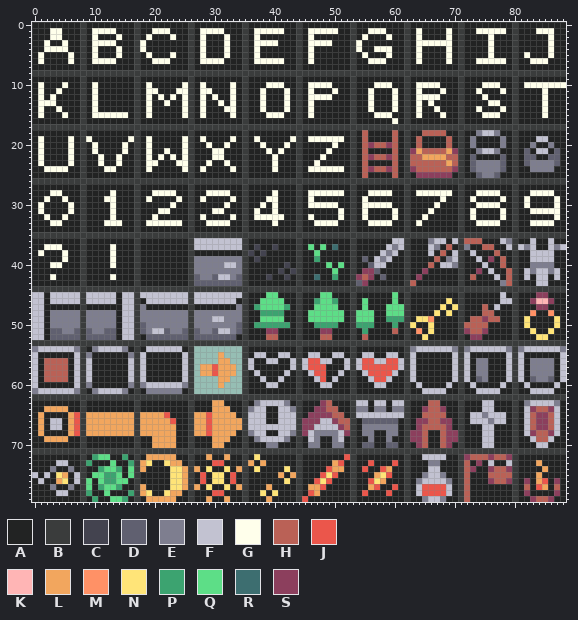
Sprite sheet: gfx/font_2.png. The picture above is the old version.
The file is 89x80 pixels.
Palette (. is transparent): A #222323  B #3a3c3c  C #43434f  D #606070  E #7e7e8f  F #c2c2d1  G #ffffeb  H #ba6156  J #eb564b  K #ffb5b5  L #f2a65e  M #ff9166  N #ffe478  P #3ca370  Q #5dde87  R #3d6e70  S #8c3f5d
The same view after the edit:
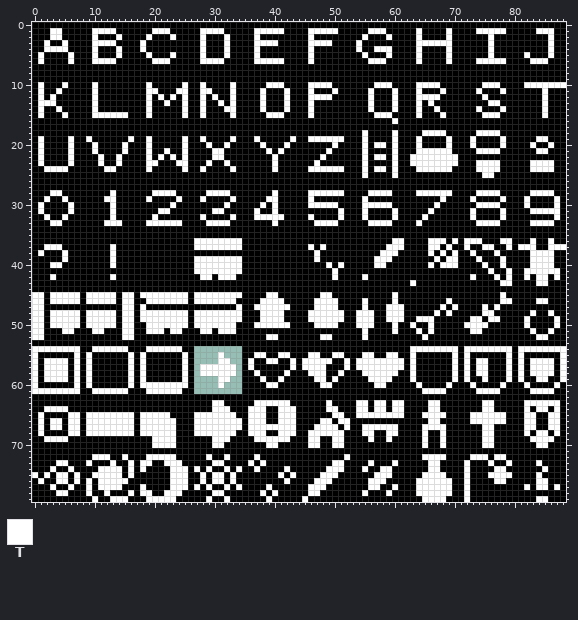
Colours new in this view: T #ffffff
Changes in this commit:
colour A: #222323 -> #000000
Changed rows in their new state; - is a pixel that keeps its letter.
first column x 0:
 0 --------A--------A--------A--------A--------A--------A--------A--------A--------A--------
 1 ---TT---A-TTTT---A--TTT---A-TTTT---A-TTTTT--A-TTTTT--A--TTT---A-T----T-A--TTTTT-A---TTT--
 2 ---TT---A-T---T--A-T---T--A-T---T--A-T------A-T------A-T---T--A-T----T-A----T---A-----T--
 3 --T--T--A-TTTT---AT-------A-T---T--A-TTTT---A-TTTT---AT-------A-TTTTTT-A----T---A-----T--
 4 --TTTT--A-T---T--AT-------A-T---T--A-T------A-T------AT--TTT--A-T----T-A----T---A-----T--
 5 -T----T-A-T---T--A-T---T--A-T---T--A-T------A-T------A-T---T--A-T----T-A----T---A-T---T--
 6 -T----T-A-TTTT---A--TTT---A-TTTT---A-TTTTT--A-T------A--TTT---A-T----T-A--TTTTT-A--TTT---
 7 --------A--------A--------A--------A--------A--------A--------A--------A--------A--------
 8 AAAAAAAAAAAAAAAAAAAAAAAAAAAAAAAAAAAAAAAAAAAAAAAAAAAAAAAAAAAAAAAAAAAAAAAAAAAAAAAAAAAAAAAAA
 9 --------A--------A--------A--------A--------A--------A--------A--------A--------A--------
10 -T---T--A-T------A-T-----TA-T----T-A---TTT--A-TTTT---A---TTT--A-TTTT---A---TTT--A-TTTTTTT
11 -T--T---A-T------A-TT---TTA-TT---T-A--T---T-A-T---T--A--T---T-A-T---T--A--T---T-A----T---
12 -T-T----A-T------A-T-T-T-TA-T-T--T-A--T---T-A-TTTT---A--T---T-A-TTTT---A---T----A----T---
13 -TTT----A-T------A-T--T--TA-T--T-T-A--T---T-A-T------A--T---T-A-T-T----A----TT--A----T---
14 -T--T---A-T------A-T-----TA-T---TT-A--T---T-A-T------A--T---T-A-T--T---A--T---T-A----T---
15 -T---T--A-TTTTTT-A-T-----TA-T----T-A---TTT--A-T------A---TTT--A-T---T--A---TTT--A----T---
16 --------A--------A--------A--------A--------A--------A------T-A--------A--------A--------
17 AAAAAAAAAAAAAAAAAAAAAAAAAAAAAAAAAAAAAAAAAAAAAAAAAAAAAAAAAAAAAAAAAAAAAAAAAAAAAAAAAAAAAAAAA
18 --------A--------A--------A--------A--------A--------A-T----T-A--TTTT--A--TTTT--A--------
19 -T----T-AT------TA-T-----TA-T----T-A-T-----TA-TTTTTT-A-T----T-A-T----T-A-T----T-A---TT---
20 -T----T-A-T----T-A-T-----TA--T--T--A--T---T-A-----T--A-TATTAT-A-T----T-A-T----T-A--T--T--
21 -T----T-A-T----T-A-T--T--TA---TT---A---T-T--A----T---A-T----T-AATTTTTTAA--TTTT--A-A-TT-A-
22 -T----T-A--T--T--A-T-T-T-TA---TT---A----T---A---T----A-TATTAT-ATTTTTTTTA-A----A-A-AA--AA-
23 -T----T-A--T--T--A-TT---TTA--T--T--A----T---A--T-----A-T----T-ATTTTTTTTA-ATTTTA-A-ATTTTA-
24 --TTTT--A---TT---A-T-----TA-T----T-A----T---A-TTTTTT-A-TATTAT-AATTTTTTAA-ATTTTA-A--TTTT--
25 --------A--------A--------A--------A--------A--------A-T----T-A-AAAAAA-A--ATTA--A--------
26 AAAAAAAAAAAAAAAAAAAAAAAAAAAAAAAAAAAAAAAAAAAAAAAAAAAAAAAAAAAAAAAAAAAAAAAAAAAAAAAAAAAAAAAAA
27 --------A--------A--------A--------A--------A--------A--------A--------A--------A--------
28 ---TT---A----T---A--TTTT--A--TTTT--A----T---A-TTTTTT-A--TTTT--A-TTTTTT-A--TTTT--A--TTTT--
29 --T--T--A---TT---A-T----T-A-T----T-A---TT---A-T------A-T------A-----T--A-T----T-A-T----T-
30 -T----T-A----T---A-----T--A-----T--A--T-T---A-TTTTT--A-TTTTT--A----T---A--TTTT--A-T----T-
31 -T----T-A----T---A---TT---A---TT---A-T--T---A------T-A-T----T-A---T----A-T----T-A--TTTTT-
32 --T--T--A----T---A--T-----A-T----T-A-TTTTT--A-T----T-A-T----T-A--T-----A-T----T-A------T-
33 ---TT---A---TTT--A-TTTTTT-A--TTTT--A----T---A--TTTT--A--TTTT--A-T------A--TTTT--A--TTTT--
34 --------A--------A--------A--------A--------A--------A--------A--------A--------A--------
35 AAAAAAAAAAAAAAAAAAAAAAAAAAAAAAAAAAAAAAAAAAAAAAAAAAAAAAAAAAAAAAAAAAAAAAAAAAAAAAAAAAAAAAAAA
36 --------A--------A--------ATTTTTTTTA--------A--------A------TTA---TTT-TATTT---TTA--T--T--
37 --TTT---A----T---A--------ATTTTTTTTA-A--A---A-T-T-A--A-----TTTA---TT-T-AT--TT--TATTT--TTT
38 -T---T--A----T---A--------A--------AA-A-----A--T-----A----TTT-A---T-T-TA-T---T--A--TTTT--
39 -----T--A----T---A--------ATTTTTTTTA-A------A--T-----A-A-TTT--A----T-TTA--T-A-T-A--TTTT--
40 ---TT---A----T---A--------ATTTTTTTTA------A-A----T-T-A--ATT---A---T-TTTA---T--T-A--TTTT--
41 --------A--------A--------ATTTTTTTTA-----A-AA-----T--A-AAA----A--A-----A--A-T--TA-TTTTTT-
42 ---T----A----T---A--------AATTATTTAA---A--A-A--A--T--AATA-A---A-A------A-T---T-TA-T-TT-T-
43 --------A--------A--------AAAAAAAAAA--------A--------AAA------AT-------A------TTA---TT---
44 AAAAAAAAAAAAAAAAAAAAAAAAAAAAAAAAAAAAAAAAAAAAAAAAAAAAAAAAAAAAAAAAAAAAAAAAAAAAAAAAAAAAAAAAA
45 TT-TTTTTATTTTT-TTATTTTTTTTATTTTTTTTA---TT---A---TT---A------T-A--------A------T-A---AA---
46 TT-TTTTTATTTTT-TTA-TTTTTTTATTTTTTT-A--TTTT--A--TTTT--A-T----T-A------T-A------TTA--ATTA--
47 TT------A------TTAT-------A-------TA-TTTTTT-A--TTTT--A-T---TTTA-----T-TA---T-T--A---AA---
48 TT-TTTTTATTTTT-TTATTTTTTTTATTTTTTTTA--TTTT--A-TTTTTT-ATTT--TTTA----T-T-A---TT---A--T--T--
49 TT-TTTTTATTTTT-TTATTTTTTTTATTTTTTTTA--TTTT--A-TTTTTT-ATTT--TTTA-TTT----A-TTATT--A-T----T-
50 TT-TTTTTATTTTT-TTAATTTTTTTATTTTTTTAA-TTTTTT-A--TTTT--ATTT---T-AT--T----ATTTT----A-T----T-
51 TT-AATTAAATTAA-TTAATTTATTAAATTATTTAA---AA---A---AA---A-T----T-A-T-T----AATTA----A--T--T--
52 TT-AAAAAAAAAAA-TTA-AAAAAAAAAAAAAAA-A---TT---A---TT---A-T------A--T-----A-AA-----A---TT---
53 AAAAAAAAAAAAAAAAAAAAAAAAAAAAAAAAAAAAAAAAAAAAAAAAAAAAAAAAAAAAAAAAAAAAAAAAAAAAAAAAAAAAAAAAA
54 TTTTTTTTA-TTTTTT-A-TTTTTT-A--------A--------A--------A--------ATTTTTTTTATTTTTTTTATTTTTTTT
55 T------TAT------TAT------TA----T---A-TT--TT-A-TT--TT-A-TT--TT-AT------TAT------TAT------T
56 T-TTTT-TAT------TAT------TA----TT--AT--TT--TATTTTT--TATTTTTTTTAT------TAT-TT---TAT-TTTT-T
57 T-TTTT-TAT------TAT------TA-TTTTTT-AT------TATTTT---TATTTTTTTTAT------TAT-TT---TAT-TTTT-T
58 T-TTTT-TAT------TAT------TA-TTTTTT-A-T----T-A-TTT--T-A-TTTTTT-AT------TAT-TT---TAT-TTTT-T
59 T-TTTT-TAT------TAT------TA----TT--A--T--T--A--TT-T--A--TTTT--AT------TAT-AT---TAT-ATTA-T
60 T------TAT------TATTTTTTTTA----T---A---TT---A---TT---A---TT---A-T----T-A-T----T-A-T----T-
61 TTTTTTTTA-TTTTTT-A-TTTTTT-A--------A--------A--------A--------A--TTTT--A--TTTT--A--TTTT--
62 AAAAAAAAAAAAAAAAAAAAAAAAAAAAAAAAAAAAAAAAAAAAAAAAAAAAAAAAAAAAAAAAAAAAAAAAAAAAAAAAAAAAAAAAA
63 --------A--------A--------A---TT---A-TTTTTT-A---AT---ATT-TT-TTA---TT---A---TT---A-TTTTTT-
64 --TTTT--A--------A--------A---TTT--ATTT--TTTA--AATT--ATT-TT-TTA--ATTA--A---TT---A-TATTAT-
65 -T----TTATTTTTTTTATTTTT---ATTTTTTT-ATTT--TTTA-AAAATT-ATTTTTTTTA--TTTT--A-TTTTTT-A-TTAATT-
66 -T-TT-TTATTTTTTTTATTTTTT--ATTTTTTTTATTT--TTTAAAATTATTA-AAAAAA-A-AATTAA-A-TTTTTT-A-TTAATT-
67 -T-TT-TTATTTTTTTTATTTTTT--ATTTTTTTTATTTTTTTTAAATTTTATA-TTTTTT-A-ATTTTA-A---TT---A-TTAATT-
68 -T----TTATTTTTTTTATTTTTT--ATTTTTTT-ATTT--TTTAATTTTTTAA-TT--TT-AAAT--TAAA---TT---A-TATTAT-
69 --TTTT--A--------A--TTTT--A---TTT--A-TTTTTT-A-TT--TT-A--T--T--AAAT--TAAA---TT---A--TTTT--
70 --------A--------A--TTTT--A---TT---A---TT---A-TT--TT-A-AA--AA-A-AT--TA-A---TT---A---TT---
71 AAAAAAAAAAAAAAAAAAAAAAAAAAAAAAAAAAAAAAAAAAAAAAAAAAAAAAAAAAAAAAAAAAAAAAAAAAAAAAAAAAAAAAAAA
72 --------A-TTT--T-A-TTTTT--A--T--T--A-T------A-------TA--------A--TTTT--AATTTATTAA--------
73 ----TT--AT---T--TATT--TTT-A---TT---AT-T-----A-----TT-A--T---T-A---TT---AT-A-T--TA---T----
74 ---T--T-A--TTTT-TAT----TTTAT-T--T-TA-T----T-A----TTT-A-T--TT--A---TT---ATA--ATTAA----T---
75 T-T-TT-TA-TTTTT-TA-----TTTA-T-TT-T-A-----T-TA---TTT--A---TTT--A--TTTT--AT---TTTTA---T----
76 -T--TT-TAT-TTTTT-A-----TTTA-T-TT-T-A------T-A--TTT---A--TTT---A-TTTTTT-AT---ATTAA-A-TT-A-
77 ---T--T-AT-TTTT--AT----TTTAT-T--T-TA---T----A-TTT----A--TT--T-A-TTTTTT-AT-------A-T-TT-T-
78 ----TT--AT--T---TATT--TTT-A---TT---A--T-T---A-TT-----A-T---T--A-TTTTTT-AT-------A-A----A-
79 --------A-T--TTT-A-TTTTT--A--T--T--A---T----AT-------A--------A--TTTT--AT-------A--ATTA--
Changed places in both pictures, as pixel boxes (x1, y1, x2, y2):
changed: (32, 22, 566, 502)
